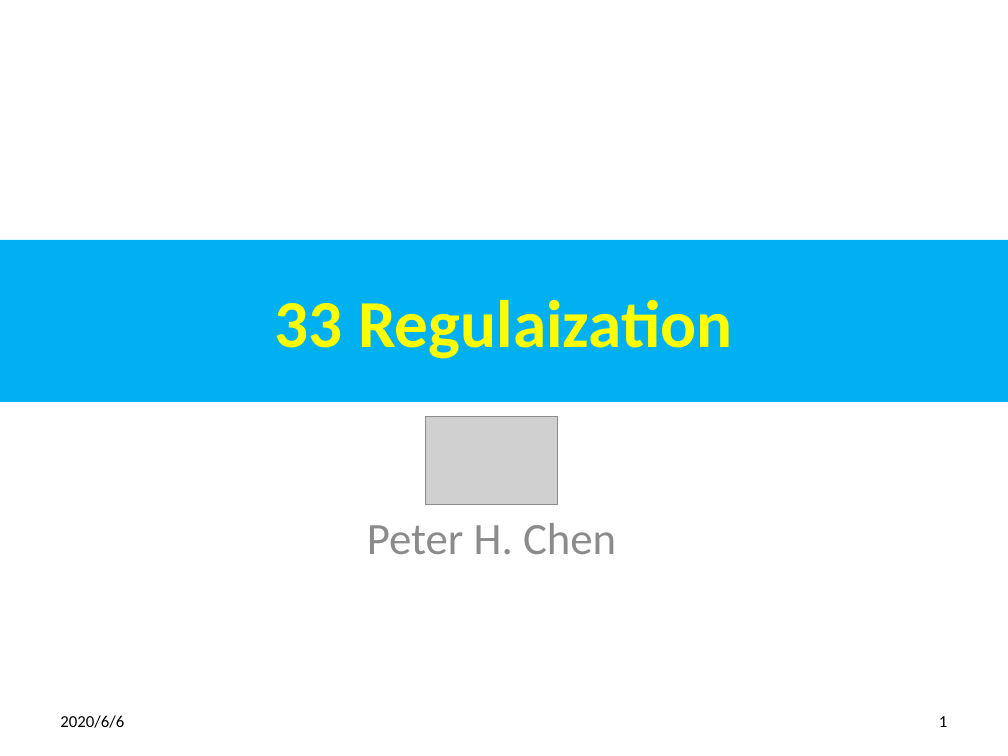
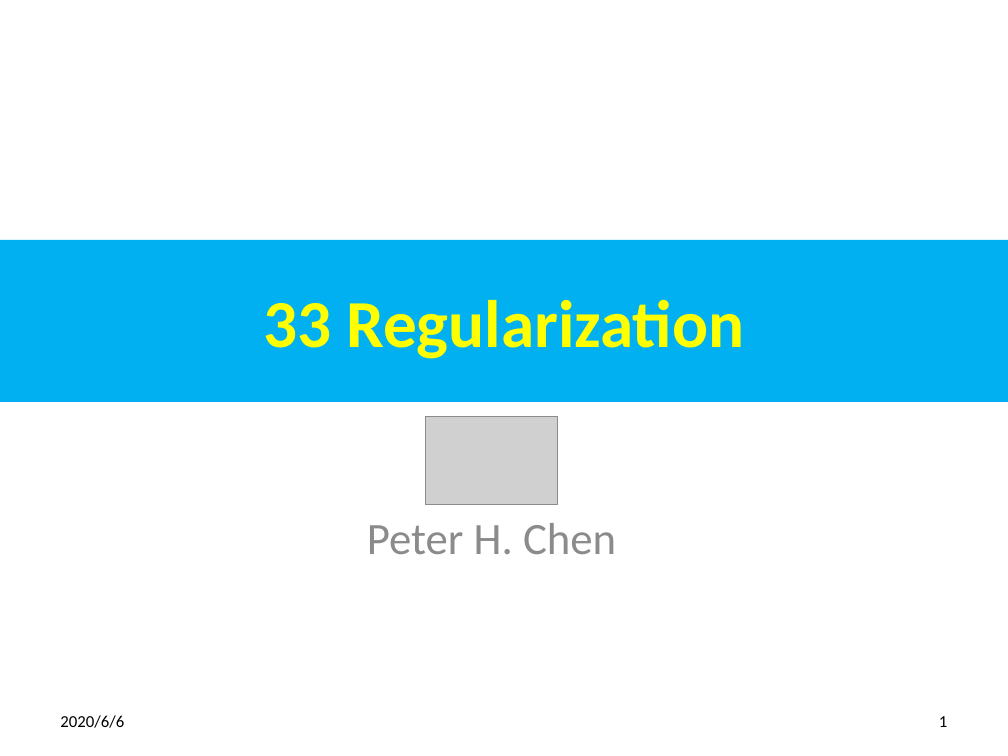
Before and after one commit to peterhchen/850_DeepLearningFundamental, a slide deck: slide 1 of 33_Regularization.pptx. Drawn at 1008x756 pixels with LibreOffice and Linux fonts; fonts in the diff are those of the drawing; grey boxes stand for pictures. Boxes give left, top, right and bottom in pixels: in the first picture for what was removed or moved away, otherwise in the second. Text is boxed around its words. In the diff, an @@ line names an element or a change of style, - is before the commit and + after.

Commit message:
Regularization

```diff
--- a/33_Regularization.pptx
+++ b/33_Regularization.pptx
@@ title at bbox=[263, 299, 744, 359]: text changed @@
-33 Regulaization
+33 Regularization
```
